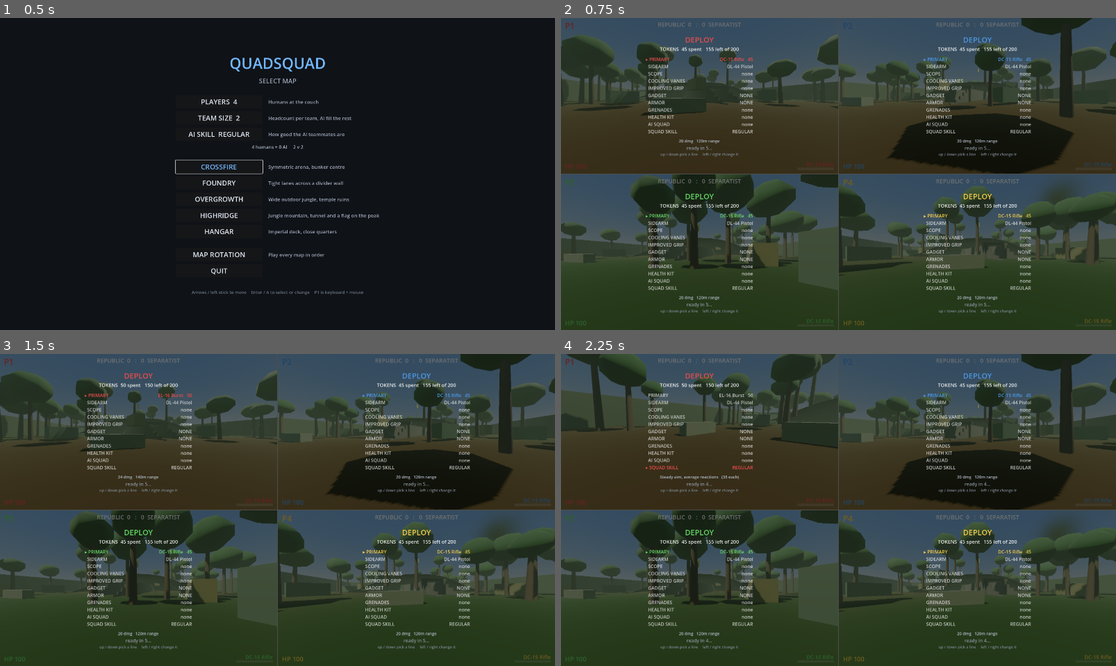
Above: before the commit, frames 1-4 (two rows, left to right).
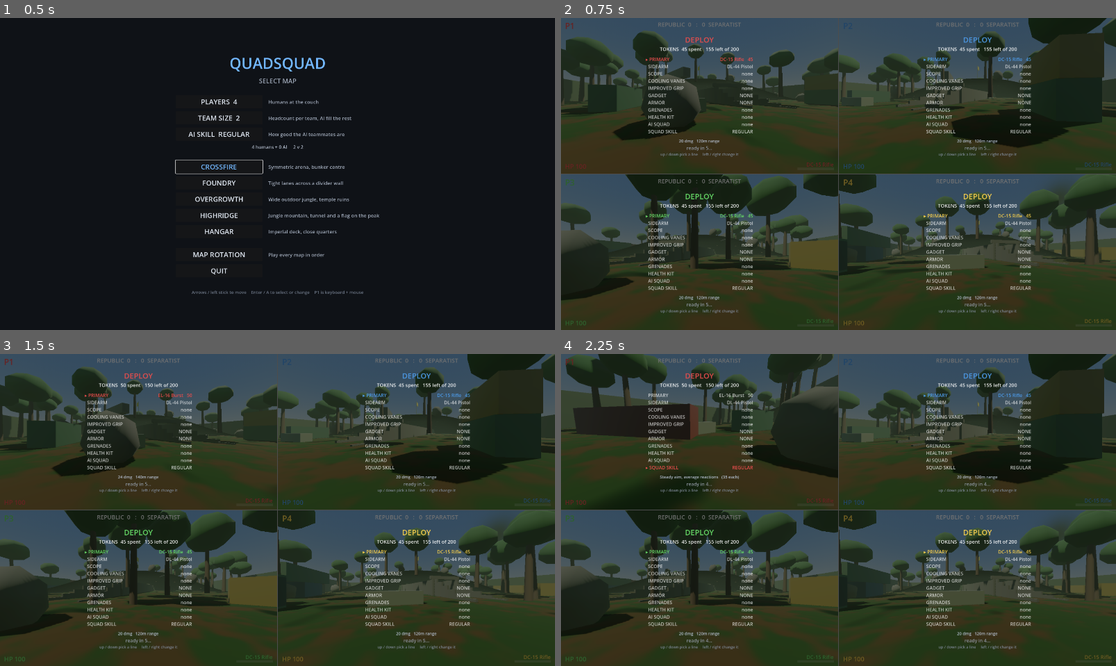
Above: after the commit, the same moments.

Repository: jstucor/quadsquad
Game: Godot game, scene res://scenes/menu.tscn
Same seed, same stepped clock (60 frames per second), same inputs: the game is played once before the commit and once after it.
Inputs (mouse positions are in pixels of both pictures, inside the frame that each line leads up to):
- Up to frame 1 (0.5 s): no input
- Up to frame 2 (0.75 s): click "HIGHRIDGE" at 0.5 s
- Up to frame 3 (1.5 s): tap Enter at 1.25 s; move the mouse to (399, 494) at 1.27 s; hold D (kb_right) from 1.28 s (still down); hold Right mouse button (kb_ads) from 1.28 s (still down); click (399, 494) at 1.42 s
- Up to frame 4 (2.25 s): tap Space (kb_jump) at 1.52, 2 s; move the mouse to (810, 510) at 2.02 s; release D (kb_right) at 2.03 s; release Right mouse button (kb_ads) at 2.03 s; hold W (kb_forward) from 2.03 s (still down); tap Ctrl (kb_crouch) at 2.1 s

Frame 1 is identical in both runs. In frame 2, 21% of the frame differs, in the area x 0-100%, y 0-91%; in frame 3, 21%; in frame 4, 25%.

Commit message:
Rework Highridge: fix the flat brown ground and the smooth blob hill
Three things were wrong, one of them a real bug.

The ground was a single flat wash of colour because the terrain material was
shared with the base plane, and a PlaneMesh's UVs run 0..1 across the WHOLE
plane — so 96 m of ground sampled one noise cell. The plane now gets its own
material told the map's size.

Players could walk UNDER the mountain. The skin skipped cells below a height
cutoff, leaving its leading edge as a lip hanging above the base plane rather
than joining it; walking at the hill just took you beneath the skin until you
wedged. Cells are now emitted from the first raised corner, so the skin's outer
edge sits exactly on y=0 and the slope is continuous with the flat.

The hill itself was a smooth radial blob. It's now bigger (33 m across, 7 m
tall) with spurs and gullies, and a new terrain shader paints bare rock onto
the steep faces from a per-vertex slope the generator computes analytically.
The lobe varies how far the slope REACHES rather than how tall it is: varying
the height left the flat plateau standing proud of its own flanks, a 60-degree
cliff at the plateau edge. Steepest face measured at 26.6 degrees.

Props: 16 boulders on ground too steep for containers, containers restyled in
rust reds and faded blues with end doors, 20ft/40ft variants and some stacked
two high, and thinner fog so the distance stays crisp.

Climb-tested from eight directions: four lanes walk to the plateau unaided, two
run down the tunnel by design, two are blocked by props doing their job.

Co-Authored-By: Claude Opus 4.8 <noreply@anthropic.com>

Diff:
--- a/godot/scripts/map_highridge.gd
+++ b/godot/scripts/map_highridge.gd
@@ -15,14 +15,20 @@
 ## wall the corridor's sides, so you walk a passage instead of the whole hollow
 ## interior.
 
-const GROUND_SHADER := preload("res://shaders/jungle_ground.gdshader")
+const GROUND_SHADER := preload("res://shaders/terrain_ground.gdshader")
 
 const SEED := 20260722
 const HILL_CENTRE := Vector2(0.0, 0.0)
-const HILL_RADIUS := 26.0
-const PLATEAU_RADIUS := 7.5   # flat top: the objective, and a sniper's perch
-const HILL_HEIGHT := 6.2
-const ROLL := 0.15            # gentle noise on the flanks, too small to trip on
+const HILL_RADIUS := 33.0
+const PLATEAU_RADIUS := 9.0   # flat top: the objective, and a sniper's perch
+const HILL_HEIGHT := 7.0
+const ROLL := 0.12            # gentle noise on the flanks, too small to trip on
+# Spurs and gullies, so the hill isn't a cone. This varies how far the slope
+# REACHES, not how tall it is: varying the height leaves the flat-topped plateau
+# standing proud of its own flanks, which is a cliff, not a hill (it measured 60
+# degrees at the plateau edge). Reaching further out just makes that spur
+# gentler, and the pinched side is what the slope budget is sized for.
+const LOBE := 0.10
 const CELL := 1.8             # heightfield resolution in metres
 
 # The tunnel runs along X, through the middle of the hill.
@@ -33,7 +39,8 @@
 const GROUND_TILE_M := 1.6
 const TREE_COUNT := 46
 const TREE_SPACING := 3.4
-const CONTAINER_COUNT := 14
+const CONTAINER_COUNT := 13
+const BOULDER_COUNT := 16
 
 
 func _configure() -> void:
@@ -57,17 +64,34 @@
 ## Ground height at a world XZ. The single source of truth for the terrain: the
 ## mesh, the collision, and every prop that has to sit on the ground all read it.
 func height_at(x: float, z: float) -> float:
-	var r := Vector2(x, z).distance_to(HILL_CENTRE)
-	if r >= HILL_RADIUS:
-		return 0.0
+	var offset := Vector2(x, z) - HILL_CENTRE
+	var r := offset.length()
 	if r <= PLATEAU_RADIUS:
 		return HILL_HEIGHT  # dead flat on top, so the peak is holdable
-	var t := (r - PLATEAU_RADIUS) / (HILL_RADIUS - PLATEAU_RADIUS)
+	var reach := HILL_RADIUS * _lobe(offset)
+	if r >= reach:
+		return 0.0
+	var t := (r - PLATEAU_RADIUS) / (reach - PLATEAU_RADIUS)
 	var h := HILL_HEIGHT * (1.0 - smoothstep(0.0, 1.0, t))
 	# A little roll so the flanks aren't a perfect cone; kept tiny on purpose,
 	# since steep noise would break the walkable-slope guarantee.
 	h += sin(x * 0.19) * cos(z * 0.17) * ROLL * (1.0 - t)
 	return maxf(h, 0.0)
+
+
+## Ridge/gully multiplier around the hill, 1 +/- LOBE.
+func _lobe(offset: Vector2) -> float:
+	var angle := atan2(offset.y, offset.x)
+	return 1.0 + LOBE * (sin(angle * 3.0 + 0.7) * 0.65 + sin(angle * 5.0 - 1.3) * 0.35)
+
+
+## How steep the ground is here, 0 (flat) to 1 (at the walkable limit). Fed to
+## the terrain shader as vertex colour so rock shows through on the steep faces.
+func steepness_at(x: float, z: float) -> float:
+	const E := 0.9
+	var dx := (height_at(x + E, z) - height_at(x - E, z)) / (2.0 * E)
+	var dz := (height_at(x, z + E) - height_at(x, z - E)) / (2.0 * E)
+	return clampf(Vector2(dx, dz).length() / 0.6, 0.0, 1.0)
 
 
 ## True where the corridor needs the skin removed: inside the tunnel's width and
@@ -125,11 +149,16 @@
 				Vector3(x1, height_at(x1, z1), z1),
 				Vector3(x0, height_at(x0, z1), z1),
 			]
-			# Flat ground is left to the base plane, or the two would z-fight.
+			# Cells that are entirely flat are left to the base plane, or the two
+			# z-fight. Anything with even one raised corner IS emitted, though:
+			# with a height cutoff the skin's leading edge becomes a lip hanging
+			# above the plane, and players walk under the mountain instead of up
+			# it. Emitting from the first raised corner puts the skin's outer
+			# edge exactly on y=0, continuous with the plane.
 			var tallest := 0.0
 			for c: Vector3 in corners:
 				tallest = maxf(tallest, c.y)
-			if tallest <= 0.05:
+			if tallest <= 0.0:
 				continue
 			if _is_tunnel_mouth(x0, z0) or _is_tunnel_mouth(x1, z1):
 				continue
@@ -205,18 +234,37 @@
 func _quad(st: SurfaceTool, a: Vector3, b: Vector3, c: Vector3, d: Vector3) -> void:
 	# Wound counter-clockwise seen from above, so the surface faces up.
 	for v: Vector3 in [a, d, c, a, c, b]:
+		st.set_color(Color(steepness_at(v.x, v.z), 0.0, 0.0))
 		st.set_uv(Vector2(v.x, v.z) / GROUND_TILE_M)
 		st.add_vertex(v)
 
 
+## The flat base plane. A PlaneMesh's UVs run 0..1 across the WHOLE plane, so
+## the noise has to be told the map's size — left at 1, the entire 96 m of
+## ground samples a single noise cell and renders as one flat wash of colour.
 func _floor_material() -> Material:
+	var mat := _ground_material()
+	mat.set_shader_parameter("uv_tiles", Vector2(size, depth) / GROUND_TILE_M)
+	mat.set_shader_parameter("slope_mix", 0.0)  # no vertex colours on a PlaneMesh
+	return mat
+
+
+## The mountain skin, whose UVs are already in tile units and which carries a
+## per-vertex slope in its vertex colours.
+func _terrain_material() -> Material:
+	var mat := _ground_material()
+	mat.set_shader_parameter("uv_tiles", Vector2.ONE)
+	mat.set_shader_parameter("slope_mix", 1.0)
+	return mat
+
+
+func _ground_material() -> ShaderMaterial:
 	var mat := ShaderMaterial.new()
 	mat.shader = GROUND_SHADER
 	mat.set_shader_parameter("moss_col", floor_color)
-	mat.set_shader_parameter("dirt_col", Color(0.24, 0.18, 0.12))
+	mat.set_shader_parameter("dirt_col", Color(0.26, 0.20, 0.13))
+	mat.set_shader_parameter("rock_col", Color(0.35, 0.34, 0.31))
 	mat.set_shader_parameter("deep_col", Color(0.06, 0.12, 0.06))
-	# UVs are already in tile units, so the shader shouldn't scale them again.
-	mat.set_shader_parameter("tiles", Vector2.ONE)
 	return mat
 
 
@@ -239,7 +287,7 @@
 	env.glow_intensity = 0.3
 	env.fog_enabled = true
 	env.fog_light_color = Color(0.55, 0.66, 0.52)
-	env.fog_density = 0.008
+	env.fog_density = 0.005
 	env.fog_sky_affect = 0.2
 	var we := WorldEnvironment.new()
 	we.environment = env
@@ -269,6 +317,7 @@
 	rng.seed = SEED
 	Foliage.grow(self, _tree_spots(rng), rng)
 	_build_containers(rng)
+	_build_boulders(rng)
 	_build_flag()
 
 
@@ -308,38 +357,113 @@
 			continue
 		if Vector2(x, z).distance_to(HILL_CENTRE) < PLATEAU_RADIUS + 2.0:
 			continue
+		if steepness_at(x, z) > 0.35:
+			continue  # too steep to sit level: that ground gets boulders instead
 		var pos := Vector3(x, height_at(x, z), z)
-		if _too_close(pos, placed, 9.0) or _blocks_play(pos):
+		if _too_close(pos, placed, 11.0) or _blocks_play(pos):
 			continue
 		placed.append(pos)
 		_container(pos, rng)
 
 
+## One container, or a stack of two. Rust reds and faded blues rather than the
+## washed-out pastels they had before, an end panel so you can tell which way a
+## container faces, and 20ft/40ft variants so a scatter doesn't look cloned.
 func _container(pos: Vector3, rng: RandomNumberGenerator) -> void:
 	const PALETTE := [
-		Color(0.45, 0.26, 0.2), Color(0.2, 0.34, 0.42),
-		Color(0.44, 0.42, 0.24), Color(0.28, 0.36, 0.28),
+		Color(0.42, 0.17, 0.13), Color(0.13, 0.27, 0.38),
+		Color(0.46, 0.38, 0.14), Color(0.2, 0.32, 0.22), Color(0.34, 0.33, 0.32),
 	]
+	var yaw := rng.randf_range(0.0, TAU)
+	var stack: int = 2 if rng.randf() < 0.35 else 1
+	for level_index in stack:
+		var long_one := rng.randf() < 0.4
+		var box_size := Vector3(12.2 if long_one else 6.1, 2.6, 2.44)
+		var colour: Color = PALETTE[rng.randi() % PALETTE.size()]
+		var body := StaticBody3D.new()
+		body.position = pos + Vector3.UP * (1.3 + level_index * 2.62)
+		# A stacked container sits a little askew, like it was dropped there.
+		body.rotation.y = yaw + (rng.randf_range(-0.12, 0.12) if level_index > 0 else 0.0)
+		add_child(body)
+		_container_shell(body, box_size, colour)
+
+
+func _container_shell(body: StaticBody3D, box_size: Vector3, colour: Color) -> void:
 	var mat := StandardMaterial3D.new()
-	mat.albedo_color = PALETTE[rng.randi() % PALETTE.size()]
+	mat.albedo_color = colour
 	mat.metallic = 0.12  # keep low: a dark sky reflects into metal (Gotchas)
-	mat.roughness = 0.65
-	var body := StaticBody3D.new()
-	body.position = pos + Vector3.UP * 1.3
-	body.rotation.y = rng.randf_range(0.0, TAU)
-	add_child(body)
-	var box_size := Vector3(6.1, 2.6, 2.44)  # roughly a 20ft container
+	mat.roughness = 0.62
 	var mesh := MeshInstance3D.new()
 	var bm := BoxMesh.new()
 	bm.size = box_size
 	mesh.mesh = bm
 	mesh.material_override = mat
 	body.add_child(mesh)
+
+	# Darker doors on one end, so the box reads as a container.
+	var door_mat := StandardMaterial3D.new()
+	door_mat.albedo_color = colour.darkened(0.35)
+	door_mat.metallic = 0.12
+	door_mat.roughness = 0.7
+	var doors := MeshInstance3D.new()
+	var dm := BoxMesh.new()
+	dm.size = Vector3(0.12, box_size.y * 0.86, box_size.z * 0.9)
+	doors.mesh = dm
+	doors.position = Vector3(box_size.x * 0.5, 0.0, 0.0)
+	doors.material_override = door_mat
+	doors.cast_shadow = GeometryInstance3D.SHADOW_CASTING_SETTING_OFF
+	body.add_child(doors)
+
 	var shape := CollisionShape3D.new()
 	var cb := BoxShape3D.new()
 	cb.size = box_size
 	shape.shape = cb
 	body.add_child(shape)
+
+
+## Boulders, mostly up on the steep ground where containers can't sit level.
+## They break the hill's silhouette and give the climb something to hide behind.
+func _build_boulders(rng: RandomNumberGenerator) -> void:
+	var mat := StandardMaterial3D.new()
+	mat.albedo_color = Color(0.33, 0.32, 0.3)
+	mat.metallic = 0.0
+	mat.roughness = 0.9
+	var limit := half_extents() - Vector2.ONE * 5.0
+	var placed: Array = []
+	var attempts := 0
+	while placed.size() < BOULDER_COUNT and attempts < BOULDER_COUNT * 60:
+		attempts += 1
+		var x := rng.randf_range(-limit.x, limit.x)
+		var z := rng.randf_range(-limit.y, limit.y)
+		if absf(z - TUNNEL_Z) < TUNNEL_HALF_WIDTH + 2.0:
+			continue
+		if Vector2(x, z).distance_to(HILL_CENTRE) < PLATEAU_RADIUS + 1.0:
+			continue
+		var pos := Vector3(x, height_at(x, z), z)
+		if _too_close(pos, placed, 7.0):
+			continue
+		placed.append(pos)
+		var radius := rng.randf_range(0.8, 2.1)
+		var body := StaticBody3D.new()
+		# Sunk slightly, so they sit in the ground rather than on it.
+		body.position = pos + Vector3.UP * radius * 0.55
+		body.rotation = Vector3(rng.randf_range(0, TAU), rng.randf_range(0, TAU),
+			rng.randf_range(0, TAU))
+		add_child(body)
+		var mesh := MeshInstance3D.new()
+		var sphere := SphereMesh.new()
+		sphere.radius = radius
+		sphere.height = radius * 1.7
+		sphere.radial_segments = 6  # faceted, to match the blocky art
+		sphere.rings = 3
+		mesh.mesh = sphere
+		mesh.material_override = mat
+		body.add_child(mesh)
+		var shape := CollisionShape3D.new()
+		var sp := SphereShape3D.new()
+		sp.radius = radius * 0.9
+		shape.shape = sp
+		body.add_child(shape)
 
 
 ## The flag on the plateau: the landmark that says "this is the high ground".
--- /dev/null
+++ b/godot/shaders/terrain_ground.gdshader
@@ -0,0 +1,48 @@
+// Jungle terrain: moss over dirt on the flat, bare rock on anything steep, with
+// darker undergrowth in the hollows. Procedural — one material, no textures.
+//
+// Steepness arrives as vertex colour (red channel) rather than being derived
+// from the normal, because the map generates the heightfield and knows the
+// exact analytic gradient at every vertex. `slope_mix` turns it off for the
+// flat base plane, which has no vertex colours of its own.
+shader_type spatial;
+
+uniform vec3 moss_col : source_color = vec3(0.14, 0.27, 0.11);
+uniform vec3 dirt_col : source_color = vec3(0.26, 0.20, 0.13);
+uniform vec3 rock_col : source_color = vec3(0.34, 0.33, 0.30);
+uniform vec3 deep_col : source_color = vec3(0.05, 0.11, 0.06);
+uniform vec2 uv_tiles = vec2(1.0, 1.0);
+uniform float slope_mix = 1.0;
+
+varying float steep;
+
+float hash(vec2 p) {
+	return fract(sin(dot(p, vec2(12.9898, 78.233))) * 43758.5453);
+}
+
+float vnoise(vec2 p) {
+	vec2 i = floor(p);
+	vec2 f = fract(p);
+	f = f * f * (3.0 - 2.0 * f);
+	return mix(mix(hash(i), hash(i + vec2(1.0, 0.0)), f.x),
+			mix(hash(i + vec2(0.0, 1.0)), hash(i + vec2(1.0, 1.0)), f.x), f.y);
+}
+
+void vertex() {
+	steep = COLOR.r * slope_mix;
+}
+
+void fragment() {
+	vec2 uv = UV * uv_tiles;
+	float n = vnoise(uv) * 0.62 + vnoise(uv * 3.3) * 0.38;
+	vec3 col = mix(dirt_col, moss_col, smoothstep(0.32, 0.68, n));
+	col = mix(col, deep_col, smoothstep(0.76, 0.94, vnoise(uv * 0.7)));
+	// Bare rock takes over on the steep faces. The noise is folded into the
+	// threshold so the transition breaks up instead of reading as a contour.
+	float rock = smoothstep(0.30, 0.74, steep + (n - 0.5) * 0.28);
+	col = mix(col, rock_col * (0.82 + n * 0.36), rock);
+	ALBEDO = col;
+	METALLIC = 0.0;
+	ROUGHNESS = mix(0.95, 0.72, rock);
+	SPECULAR = 0.15;
+}
Not shown, added: godot/shaders/terrain_ground.gdshader.uid
Not shown, changed: CLAUDE.md
Not shown, changed: README.md
